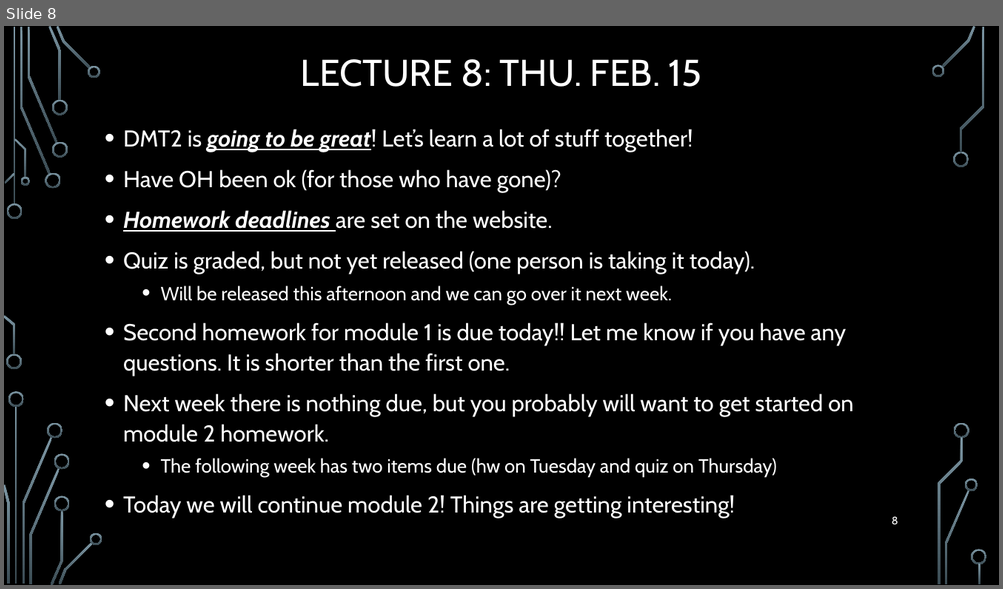
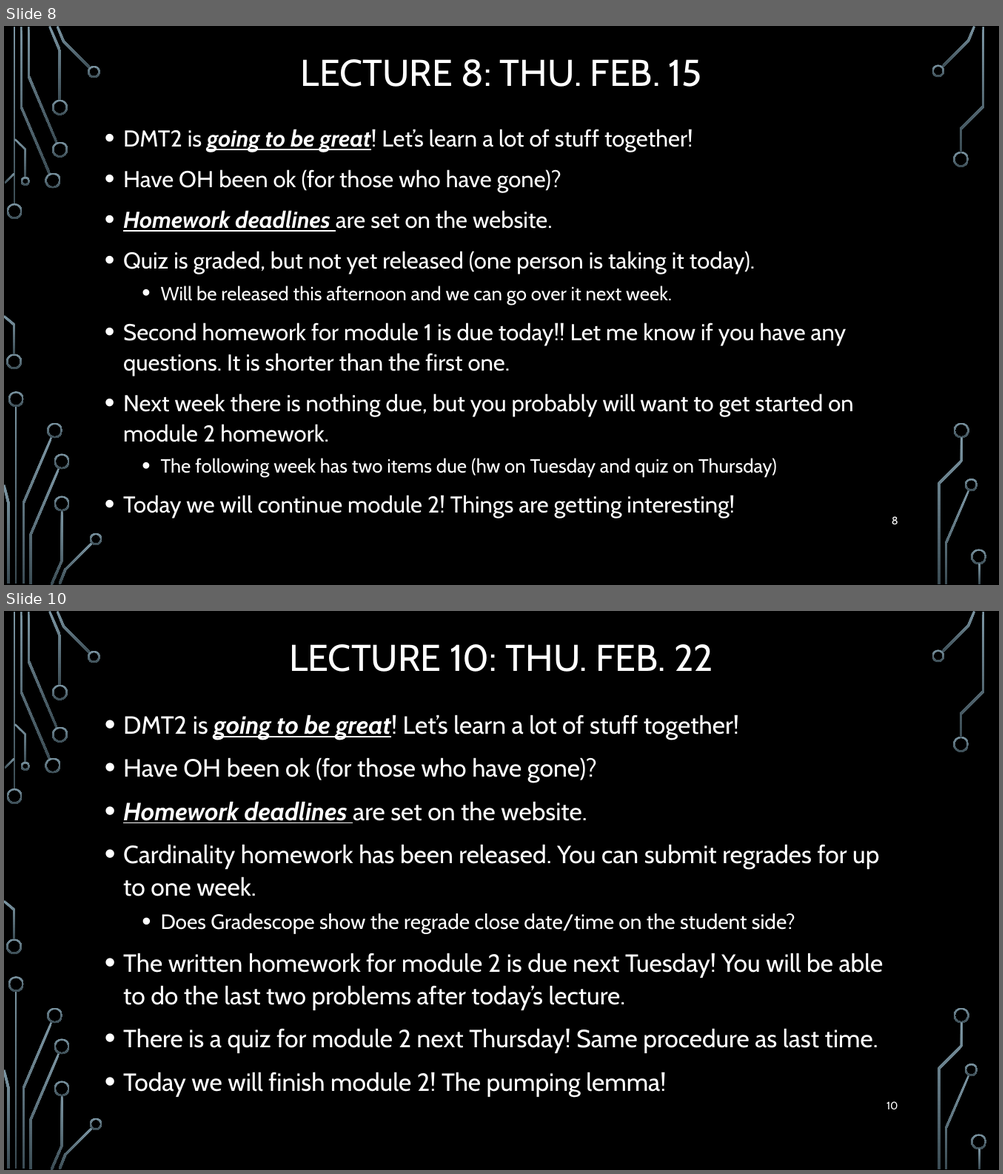
Before and after one commit to markfloryan/dmt2, a slide deck: slides/00-DailyAnnouncements.pptx. Shown one above the other, each under a label of ours: slide 8 before the commit, slides 8 and 10 after it; the slides between them are not shown. The pictures are 1003x589 and 1003x1174 pixels, drawn with LibreOffice and Linux fonts; fonts in the diff are those of the drawing; background and template pictures are left out. Boxes give left, top, right and bottom in pixels: in the first picture for what was removed or moved away, otherwise in the second. Text is boxed around its words. In the diff, an @@ line names an element or a change of style, - is before the commit and + after.

```diff
--- a/slides/00-DailyAnnouncements.pptx
+++ b/slides/00-DailyAnnouncements.pptx
@@ slide 10 added at <box>4,611,999,1170</box>, background picture (left out); not listed: 36 template elements that a slide beside it also shows @@
@@ title added at <box>289,644,713,672</box>, 36 pt, text #FFFFFF @@
+LECTURE 10: THU. FEB. 22
@@ text added at <box>123,715,883,1097</box>, 24 pt, text #FFFFFF @@
+• DMT2 is going to be great! Let’s learn a lot of stuff together!
+• Have OH been ok (for those who have gone)?
+• Homework deadlines are set on the website.
+• Cardinality homework has been released. You can submit regrades for up to one week.
+  • Does Gradescope show the regrade close date/time on the student side?
+• The written homework for module 2 is due next Tuesday! You will be able to do the last two problems after today’s lecture.
+• There is a quiz for module 2 next Thursday! Same procedure as last time.
+• Today we will finish module 2! The pumping lemma!
@@ page number added at <box>886,1102,898,1110</box>, 10.5 pt, text #FFFFFF @@
+10
```
Also in this commit, not shown: 1 other slide added, 1 other file.
